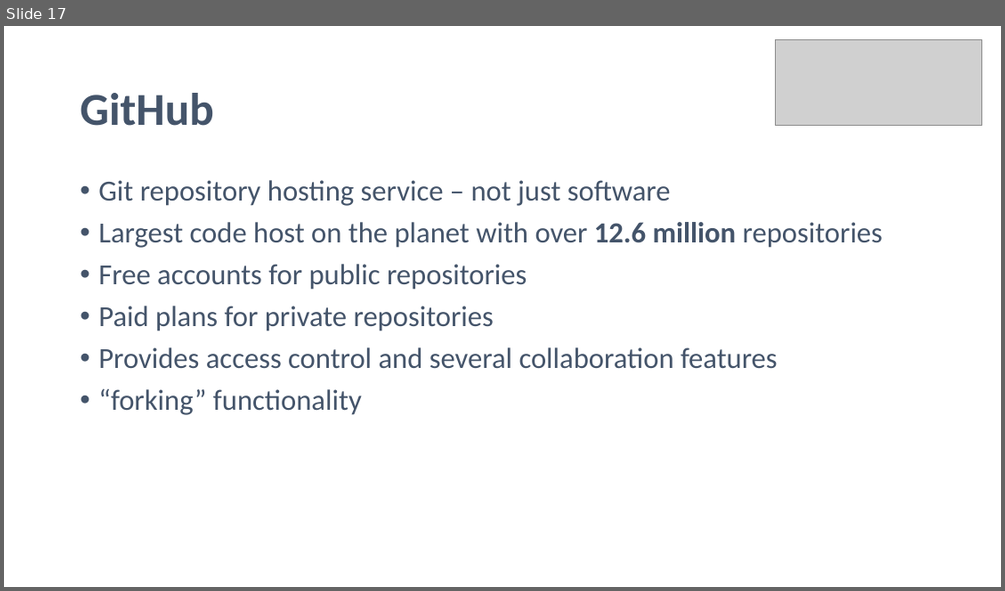
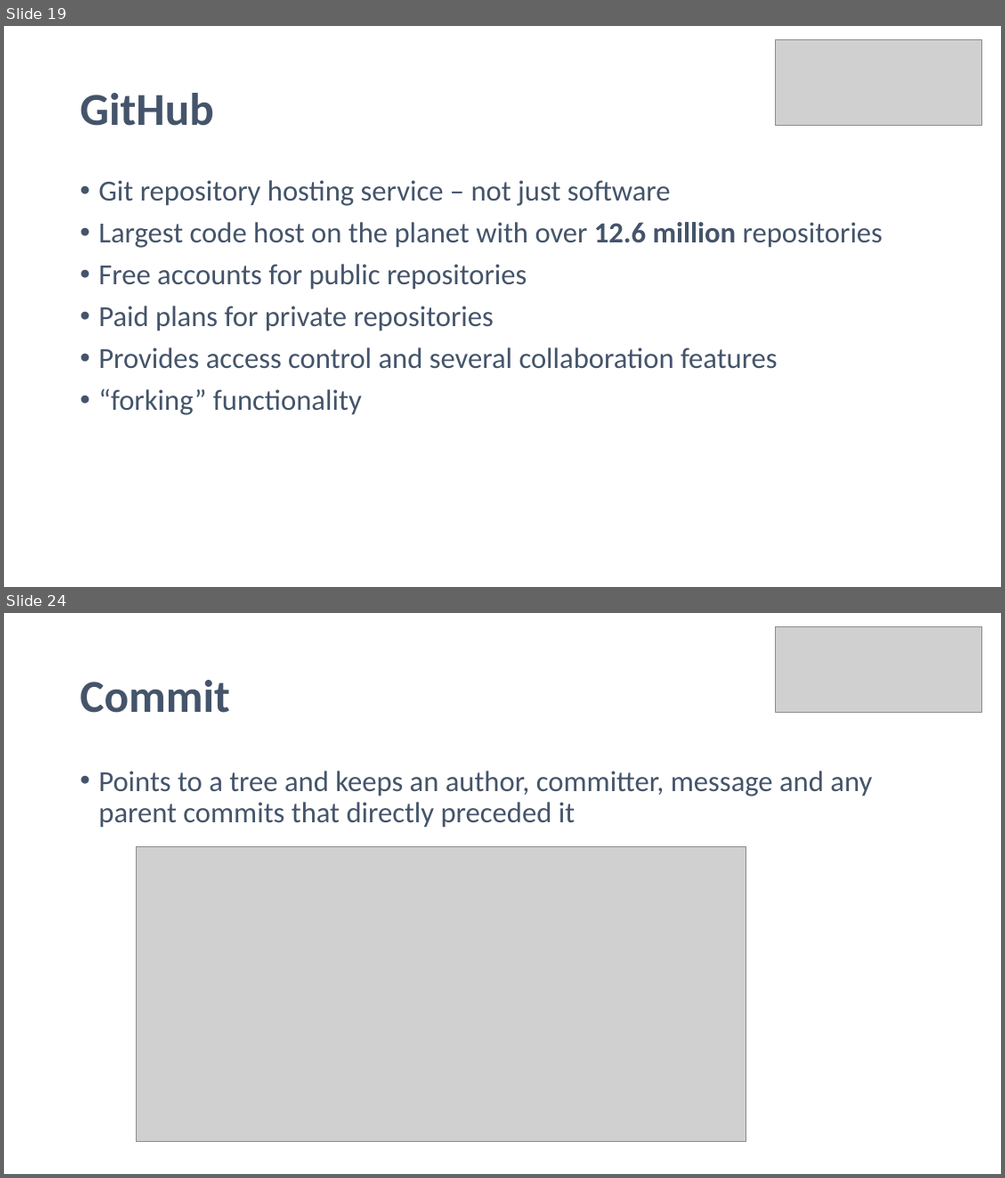
Before and after one commit to noelmcgrath/GitPresentation, a slide deck: Introduction to Git.pptx. Shown one above the other, each under a label of ours: slide 17 before the commit, slides 19 and 24 after it; the slides between them are not shown. The pictures are 1005x591 and 1005x1178 pixels, drawn with LibreOffice and Linux fonts; fonts in the diff are those of the drawing; grey boxes stand for pictures. Boxes give left, top, right and bottom in pixels: in the first picture for what was removed or moved away, otherwise in the second. Text is boxed around its words. In the diff, an @@ line names an element or a change of style, - is before the commit and + after.

```diff
--- a/Introduction to Git.pptx
+++ b/Introduction to Git.pptx
@@ slide 24 added at <box>4,613,1001,1174</box>, background #FFFFFF @@
@@ picture added at <box>776,627,982,714</box> @@
@@ title added at <box>80,680,230,713</box>, 44 pt, text #44546A, bold @@
+Commit
@@ text added at <box>98,771,872,827</box>, 28 pt, text #44546A @@
+• Points to a tree and keeps an author, committer, message and any parent commits that directly preceded it
@@ picture added at <box>137,847,746,1142</box> @@
@@ what was slide 17 is now slide 19 @@
```
Also in this commit, not shown: 4 slides changed, 6 other slides added, 2 other files.
